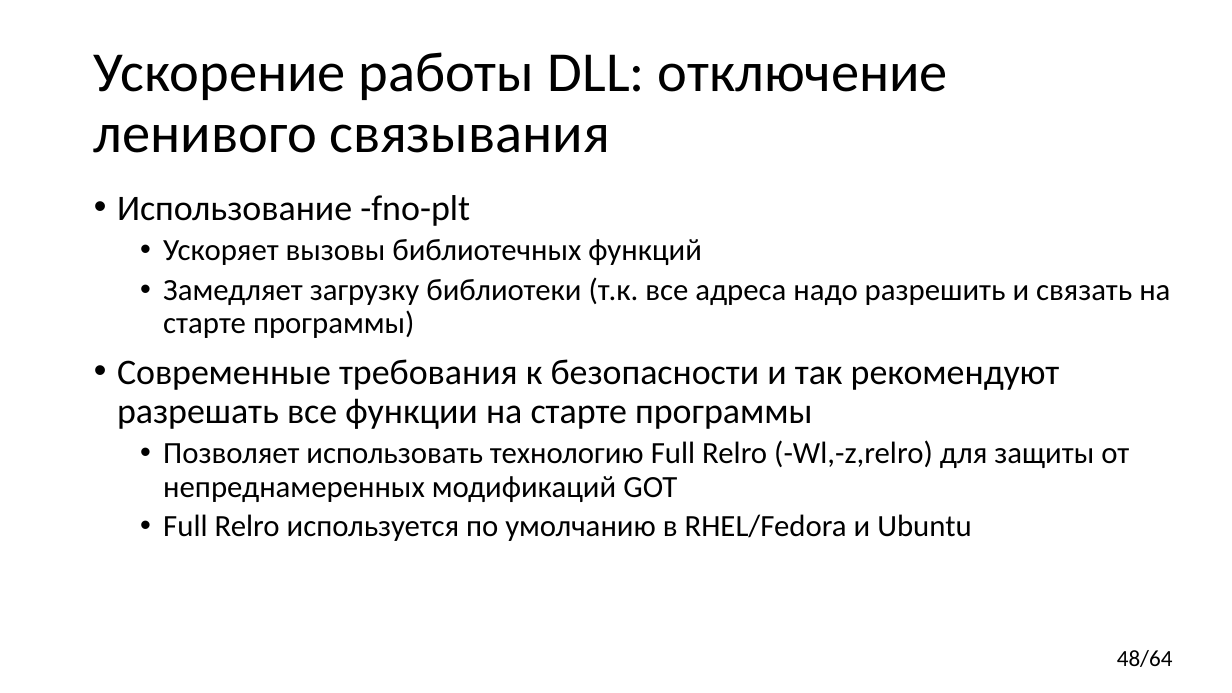
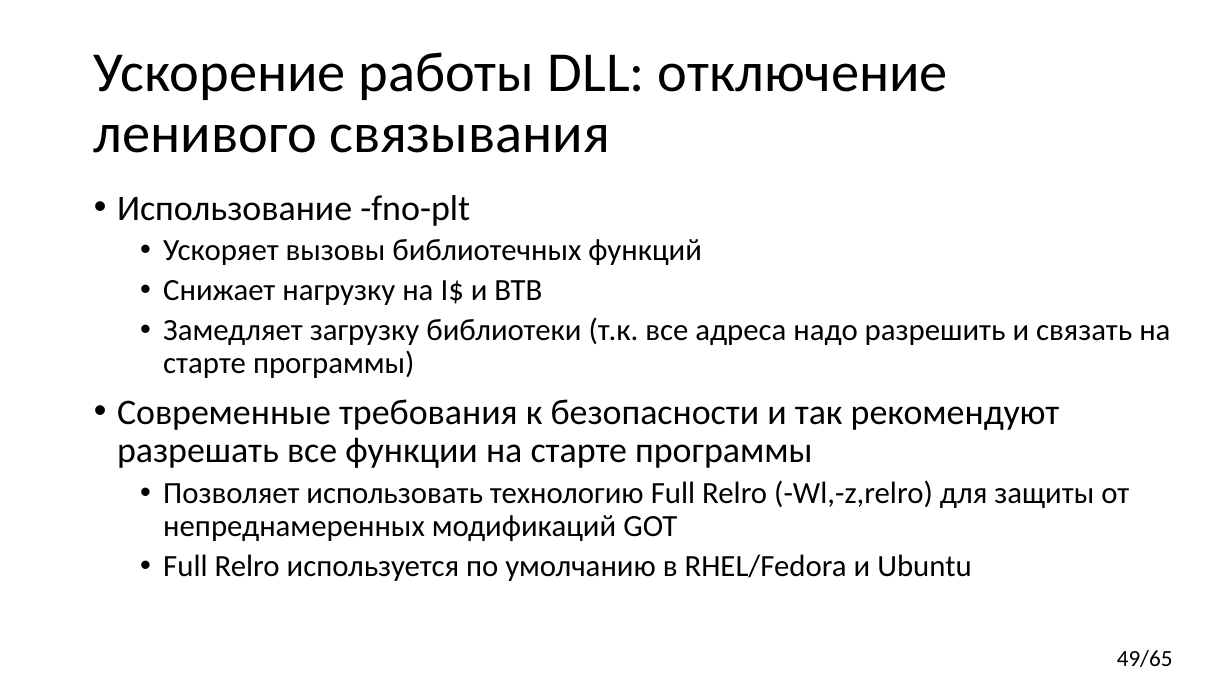
Before and after one commit to yugr/CppRussia, a slide deck: slide 49 of 2024/RU.pptx (slide 48 before the commit). Drawn at 1232x693 pixels with LibreOffice and Linux fonts; fonts in the diff are those of the drawing. Boxes give left, top, right and bottom in pixels: in the first picture for what was removed or moved away, otherwise in the second. Text is boxed around its words. In the diff, an @@ line names an element or a change of style, - is before the commit and + after.

```diff
--- a/2024/RU.pptx
+++ b/2024/RU.pptx
@@ text at <box>163,280,542,305</box>: paragraph added @@
+  • Снижает нагрузку на I$ и BTB
@@ page number at <box>1117,650,1173,667</box>: text changed @@
-48/64
+49/65
```
Also in this commit, not shown: 5 other slides changed, 1 slide added, 1 other file.
